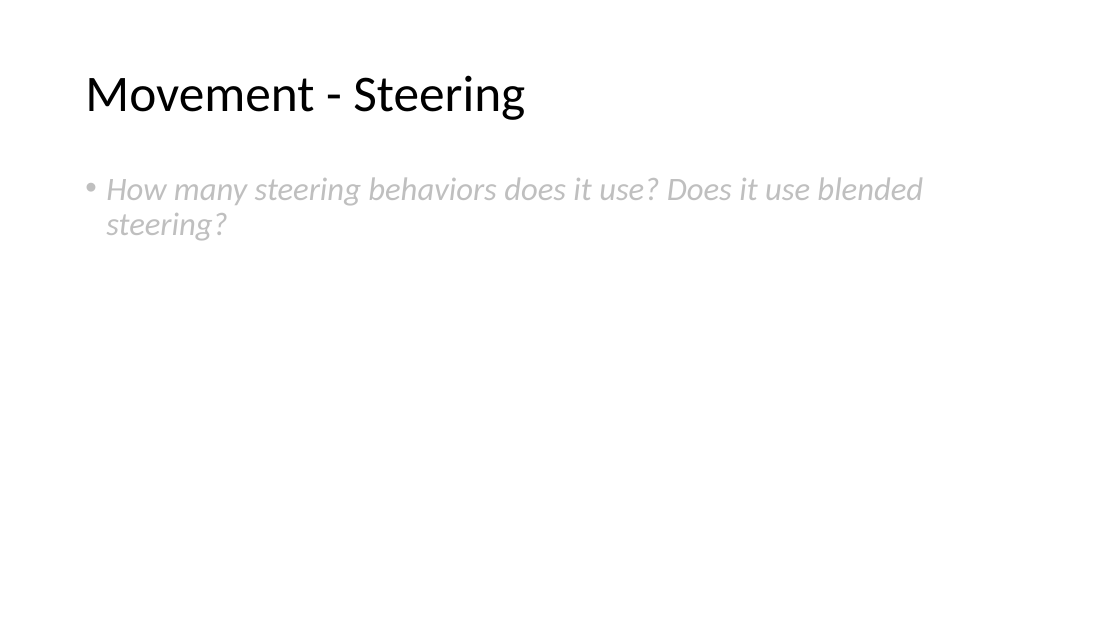
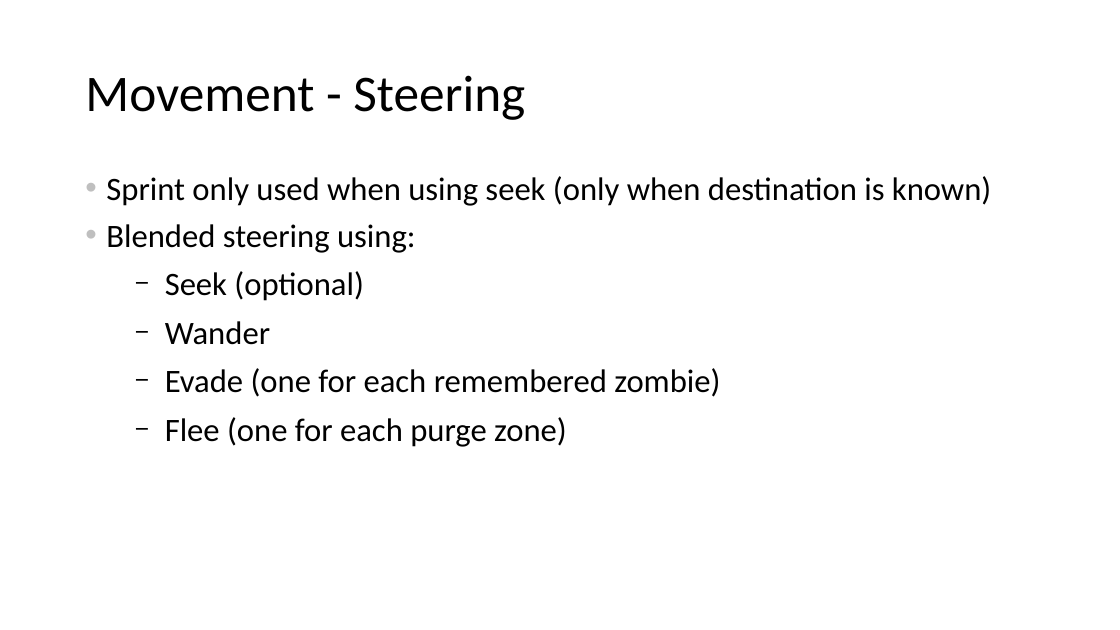
Before and after one commit to DAE-GD-2025-2026/gameai-zombie-BauwenDR, a slide deck: slide 5 of GPP_ZombieAI_DeRonBauwen_2DAE19.pptx. Drawn at 1120x630 pixels with LibreOffice and Linux fonts; fonts in the diff are those of the drawing. Boxes give left, top, right and bottom in pixels: in the first picture for what was removed or moved away, otherwise in the second. Text is boxed around its words. In the diff, an @@ line names an element or a change of style, - is before the commit and + after.

```diff
--- a/GPP_ZombieAI_DeRonBauwen_2DAE19.pptx
+++ b/GPP_ZombieAI_DeRonBauwen_2DAE19.pptx
@@ text at bbox=[106, 176, 991, 447]: text changed; text colour #BFBFBF to #000000; italic off @@
-• How many steering behaviors does it use? Does it use blended steering?
+• Sprint only used when using seek (only when destination is known)
+• Blended steering using:
+  − Seek (optional)
+  − Wander
+  − Evade (one for each remembered zombie)
+  − Flee (one for each purge zone)
```
Also in this commit, not shown: 3 other slides changed, 1 other file.
